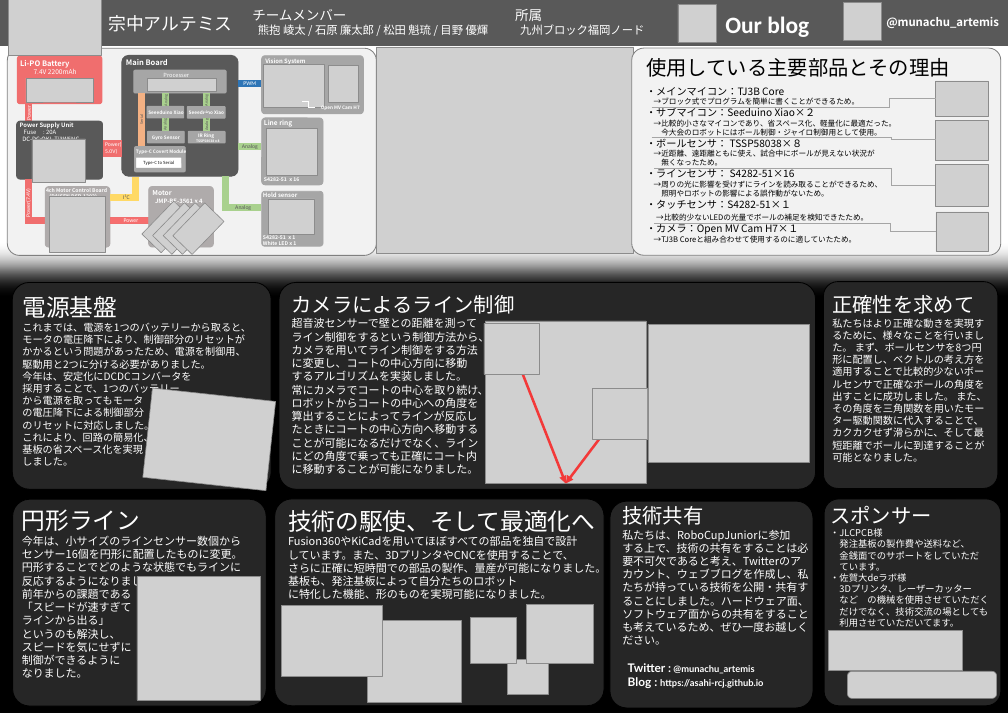
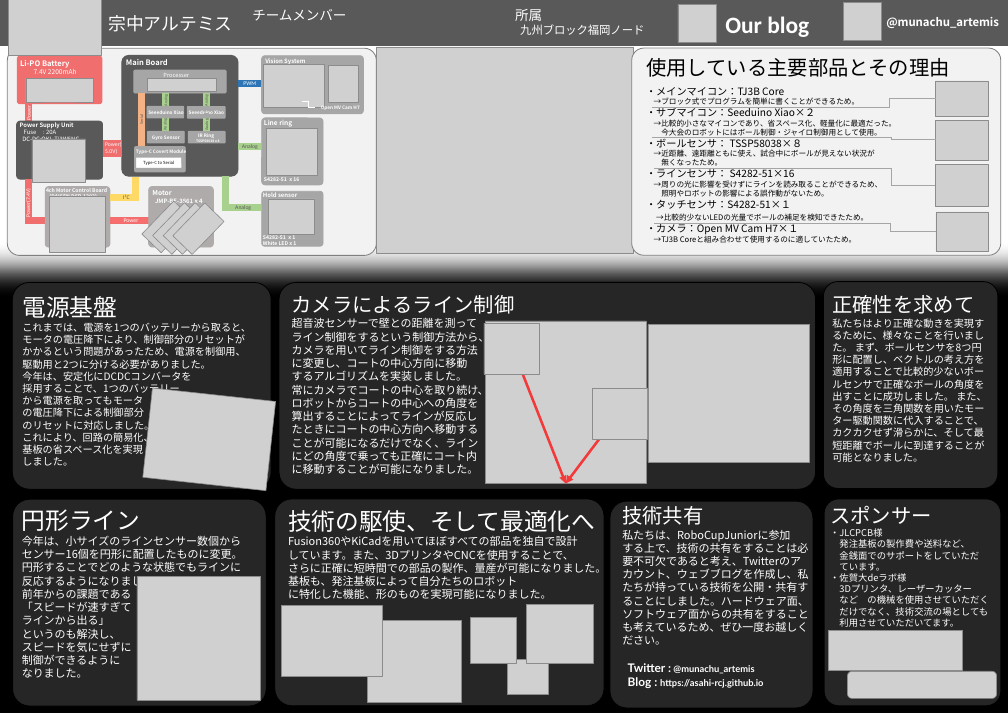
Before and after one commit to MUNAKATA-EPC/Artemis_2023, a slide deck: slide 1 of Tournaments/2023_02_FukuokaNode/PresentationSheet/PresentationSeet.pptx. Drawn at 1008x713 pixels with LibreOffice and Linux fonts; fonts in the diff are those of the drawing; grey boxes stand for pictures. Boxes give left, top, right and bottom in pixels: in the first picture for what was removed or moved away, otherwise in the second. Text is boxed around its words. In the diff, an @@ line names an element or a change of style, - is before the commit and + after.

```diff
--- a/Tournaments/2023_02_FukuokaNode/PresentationSheet/PresentationSeet.pptx
+++ b/Tournaments/2023_02_FukuokaNode/PresentationSheet/PresentationSeet.pptx
@@ text removed at box(258, 24, 489, 35) @@
-熊抱 崚太 / 石原 廉太郎 / 松田 魁琉 / 目野 優輝
```
Also in this commit, not shown: 39 other files.
